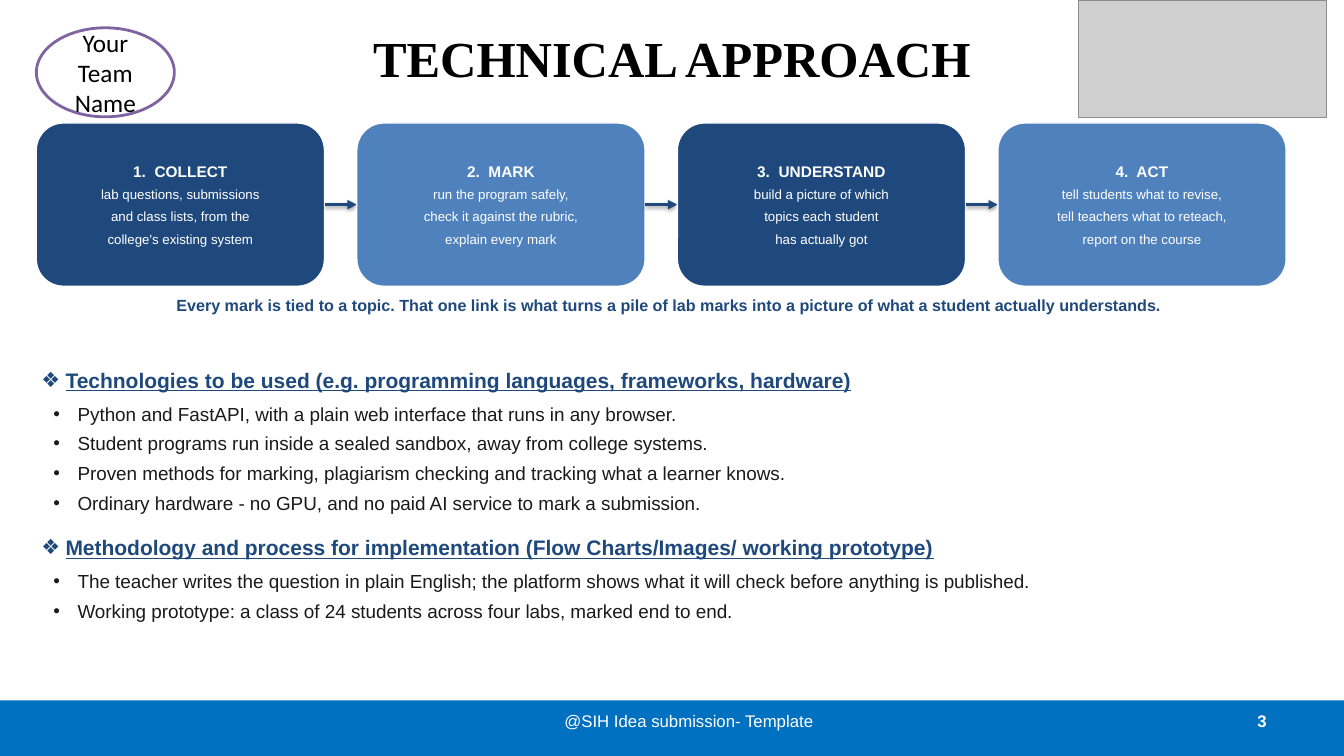
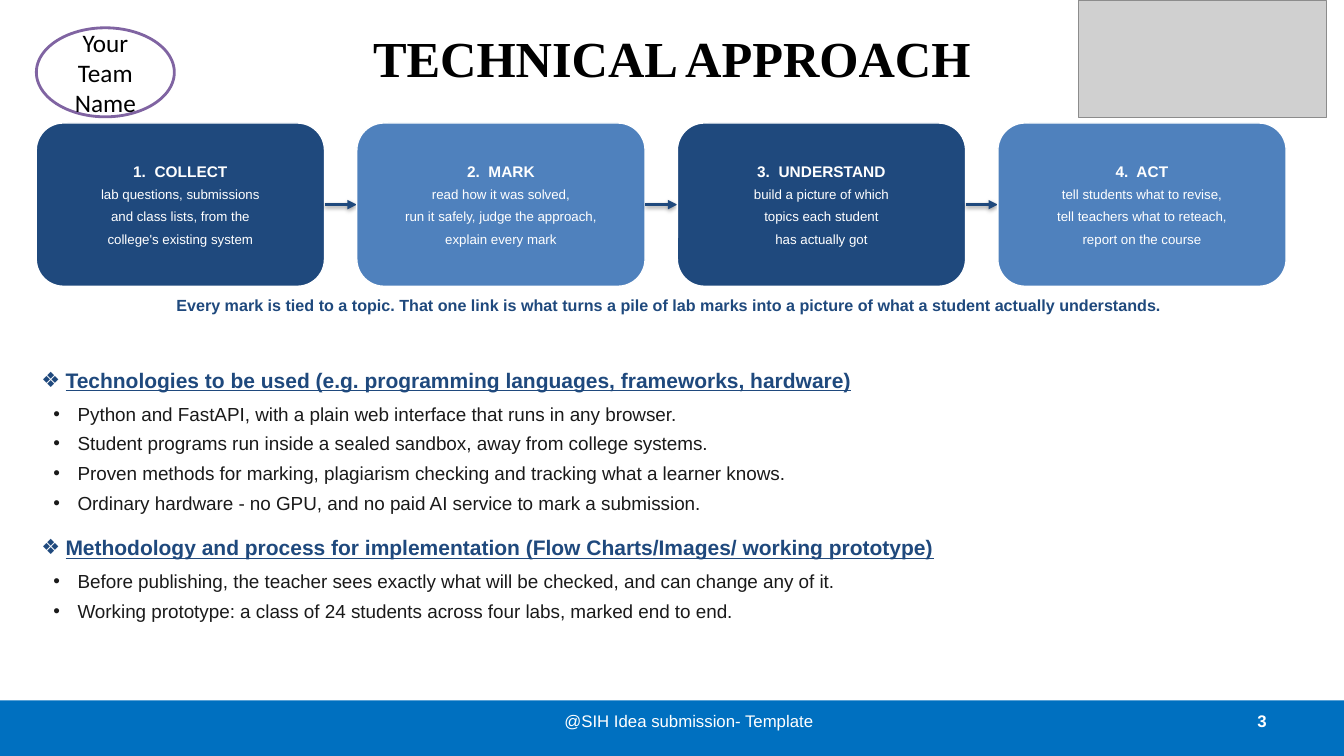
Before and after one commit to Varshith-06/evalpro, a slide deck: slide 3 of presentation/SIH2026-EvalPro-Idea-Presentation.pptx. Drawn at 1344x756 pixels with LibreOffice and Linux fonts; fonts in the diff are those of the drawing; grey boxes stand for pictures. Boxes give left, top, right and bottom in pixels: in the first picture for what was removed or moved away, otherwise in the second. Text is boxed around its words. In the diff, an @@ line names an element or a change of style, - is before the commit and + after.

Commit message:
Lead the deck with the grading, not the plumbing
Taking in a submission and tracking progress is what every LMS already does.
The deck opened on exactly that, and the one genuinely new thing - marking a
program by reading the approach rather than running it against test cases -
was a single line three sections down.

The solution section now opens on it: no answer key and no test cases needed,
the approach is read and marked with a reason, a right method with one wrong
line still scores, and code that will not run is still read. The generic
intake and analysis lines are gone or demoted; what survived is the concept
link, which is the part that is not standard.

Innovation leads with the contrast a non-technical judge can hold on to -
other auto-graders ask whether the output matched, this one asks whether the
idea was right - and states the consequence: an open-ended question can be
set and still be marked.

The MARK box in the flow said "run the program safely" first, implying tests
are the mechanism; it now reads how it was solved before running anything.
The methodology bullet that duplicated the new lead keeps only the preview.

Both slides verified against a PowerPoint render.

```diff
--- a/presentation/SIH2026-EvalPro-Idea-Presentation.pptx
+++ b/presentation/SIH2026-EvalPro-Idea-Presentation.pptx
@@ text in rounded rectangle at [405,189,597,247]: text changed @@
-run the program safely,
-check it against the rubric,
-explain every mark
+read how it was solved,
+run it safely, judge the approach,
+explain every mark
@@ text at [78,574,835,592]: text changed @@
-• The teacher writes the question in plain English; the platform shows what it will check before anything is published.
+• Before publishing, the teacher sees exactly what will be checked, and can change any of it.
```
Also in this commit, not shown: 1 other slide changed, 1 other file.
